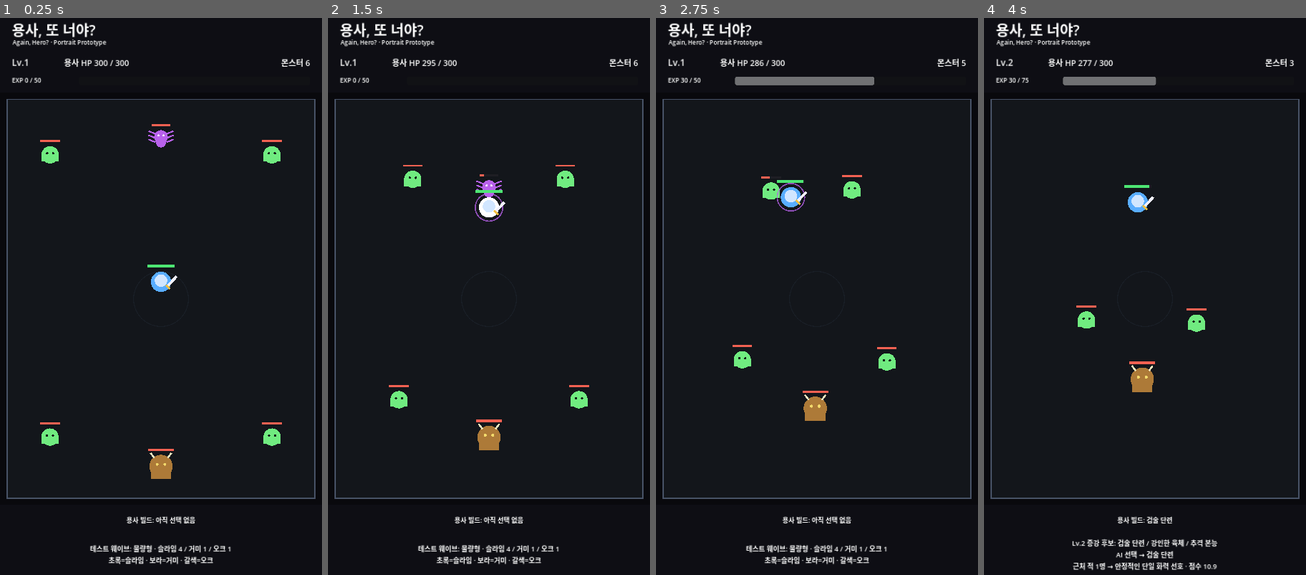
Above: before the commit, frames 1-4 (left to right).
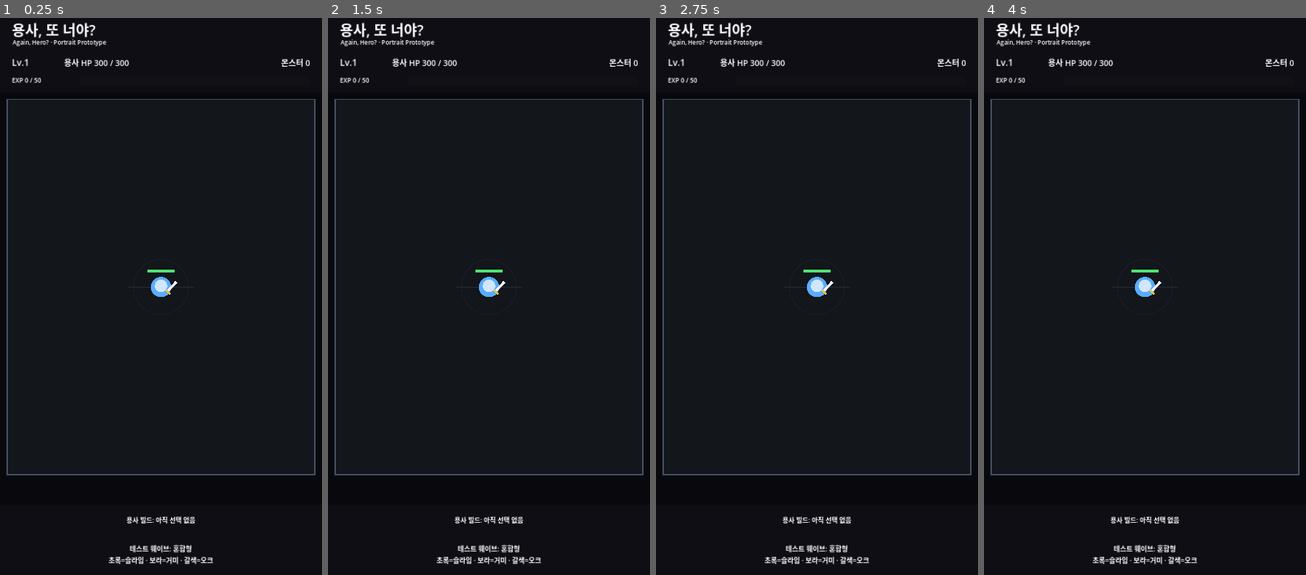
Above: after the commit, the same moments.

Repository: MinSung0732/Again-Hero-
Game: Godot game, scene res://src/main/Main.tscn
The game is run twice, just before and just after one commit, with the same random seed, the same clock (stepped at 60 frames per second) and the same inputs.
Inputs:
- Up to frame 1 (0.25 s): no input
- Up to frame 2 (1.5 s): no input
- Up to frame 3 (2.75 s): no input
- Up to frame 4 (4 s): no input

The runs differ from the first frame. In frame 1, 2.3% of the frame differs, in the area x 2-98%, y 7-97%; in frame 2, 2.5%; in frame 3, 3.1%; in frame 4, 3.6%, in the area x 2-98%, y 7-100%.

Commit message:
feat: add command resource and manual monster summoning

Diff:
--- a/src/battle/battle.gd
+++ b/src/battle/battle.gd
@@ -4,6 +4,8 @@
 signal progression_changed(level: int, current_exp: int, exp_to_next_level: int)
 signal hero_leveled_up(new_level: int)
 signal hero_augment_selected(level: int, candidates: Array, chosen_name: String, reason: String, build_summary: String)
+signal command_changed(current_value: float, max_value: float)
+signal summon_result(monster_type: String, success: bool, message: String)
 signal battle_finished(message: String, player_won: bool)
 
 const HERO_SCENE := preload("res://src/hero/Hero.tscn")
@@ -11,44 +13,54 @@
 const SPIDER_SCENE := preload("res://src/monsters/Spider.tscn")
 const ORC_SCENE := preload("res://src/monsters/Orc.tscn")
 
-const FIELD_SIZE := Vector2(1080, 1360)
-const FIELD_CENTER := Vector2(540, 680)
+const FIELD_SIZE := Vector2(1080, 1280)
+const FIELD_CENTER := Vector2(540, 640)
+
+const MAX_COMMAND := 100.0
+const START_COMMAND := 60.0
+const COMMAND_REGEN_PER_SECOND := 3.0
+
+const MONSTER_COSTS := {
+	"slime": 3.0,
+	"spider": 7.0,
+	"orc": 18.0,
+}
+
 const SPAWN_POSITIONS: Array[Vector2] = [
-	Vector2(150, 170),
-	Vector2(930, 170),
-	Vector2(150, 1160),
-	Vector2(930, 1160),
-	Vector2(540, 100),
-	Vector2(540, 1260),
-]
-
-const TEST_WAVES = [
-	{
-		"name": "물량형",
-		"types": ["slime", "slime", "slime", "slime", "spider", "orc"],
-	},
-	{
-		"name": "제어형",
-		"types": ["slime", "slime", "spider", "spider", "spider", "orc"],
-	},
-	{
-		"name": "탱커형",
-		"types": ["slime", "slime", "spider", "orc", "orc", "orc"],
-	},
+	Vector2(150, 150),
+	Vector2(930, 150),
+	Vector2(150, 1110),
+	Vector2(930, 1110),
+	Vector2(540, 90),
+	Vector2(540, 1190),
 ]
 
 var hero: Node2D
 var monsters_alive: int = 0
 var battle_over: bool = false
-var current_wave_summary: String = ""
+var command_power: float = START_COMMAND
+var command_emit_timer: float = 0.0
 
 func _ready() -> void:
 	queue_redraw()
 	_start_battle()
 
+func _process(delta: float) -> void:
+	if battle_over:
+		return
+
+	if command_power < MAX_COMMAND:
+		command_power = minf(command_power + COMMAND_REGEN_PER_SECOND * delta, MAX_COMMAND)
+		command_emit_timer -= delta
+
+		if command_emit_timer <= 0.0 or command_power >= MAX_COMMAND:
+			command_emit_timer = 0.10
+			command_changed.emit(command_power, MAX_COMMAND)
+
 func _start_battle() -> void:
 	battle_over = false
 	monsters_alive = 0
+	command_power = START_COMMAND
 
 	hero = HERO_SCENE.instantiate() as Node2D
 	add_child(hero)
@@ -59,15 +71,51 @@
 	hero.connect("augment_selected", Callable(self, "_on_hero_augment_selected"))
 	hero.connect("died", Callable(self, "_on_hero_died"))
 
-	var wave: Dictionary = TEST_WAVES[randi() % TEST_WAVES.size()]
-	var types: Array = wave.get("types", [])
-	current_wave_summary = _build_wave_summary(String(wave.get("name", "혼합형")), types)
-
-	for index in range(mini(types.size(), SPAWN_POSITIONS.size())):
-		_spawn_monster(String(types[index]), SPAWN_POSITIONS[index])
-
 	_emit_stats()
 	_emit_progression()
+	command_changed.emit(command_power, MAX_COMMAND)
+
+func try_summon(monster_type: String) -> bool:
+	if battle_over:
+		summon_result.emit(monster_type, false, "전투가 종료되어 소환할 수 없습니다.")
+		return false
+
+	var cost: float = get_monster_cost(monster_type)
+	if cost <= 0.0:
+		summon_result.emit(monster_type, false, "알 수 없는 몬스터입니다.")
+		return false
+
+	if command_power + 0.001 < cost:
+		summon_result.emit(
+			monster_type,
+			false,
+			"지휘력이 부족합니다. 필요 %.0f / 현재 %.0f" % [cost, command_power]
+		)
+		return false
+
+	command_power = maxf(command_power - cost, 0.0)
+	_spawn_monster(monster_type, _get_auto_spawn_position())
+	command_changed.emit(command_power, MAX_COMMAND)
+	_emit_stats()
+
+	summon_result.emit(
+		monster_type,
+		true,
+		"%s 소환! 지휘력 %.0f 소모" % [_get_monster_name(monster_type), cost]
+	)
+	return true
+
+func get_monster_cost(monster_type: String) -> float:
+	return float(MONSTER_COSTS.get(monster_type, 0.0))
+
+func _get_auto_spawn_position() -> Vector2:
+	var base_position: Vector2 = SPAWN_POSITIONS[randi() % SPAWN_POSITIONS.size()]
+	var jitter := Vector2(randf_range(-35.0, 35.0), randf_range(-35.0, 35.0))
+
+	return Vector2(
+		clampf(base_position.x + jitter.x, 80.0, FIELD_SIZE.x - 80.0),
+		clampf(base_position.y + jitter.y, 70.0, FIELD_SIZE.y - 70.0)
+	)
 
 func _spawn_monster(monster_type: String, spawn_position: Vector2) -> void:
 	var scene: PackedScene = SLIME_SCENE
@@ -86,21 +134,14 @@
 	monster.connect("died", Callable(self, "_on_monster_died").bind(monster))
 	monsters_alive += 1
 
-func _build_wave_summary(wave_name: String, types: Array) -> String:
-	var slime_count := 0
-	var spider_count := 0
-	var orc_count := 0
-
-	for monster_type in types:
-		match String(monster_type):
-			"slime":
-				slime_count += 1
-			"spider":
-				spider_count += 1
-			"orc":
-				orc_count += 1
-
-	return "%s · 슬라임 %d / 거미 %d / 오크 %d" % [wave_name, slime_count, spider_count, orc_count]
+func _get_monster_name(monster_type: String) -> String:
+	match monster_type:
+		"spider":
+			return "거미"
+		"orc":
+			return "오크"
+		_:
+			return "슬라임"
 
 func _on_hero_health_changed(current_hp: int, max_hp_value: int) -> void:
 	stats_changed.emit(current_hp, max_hp_value, monsters_alive)
@@ -124,9 +165,6 @@
 
 	monsters_alive = maxi(monsters_alive - 1, 0)
 	_emit_stats()
-
-	if monsters_alive <= 0:
-		_finish_battle("마왕군 전멸!\n이번 실험은 실패했습니다.", false)
 
 func _on_hero_died() -> void:
 	if battle_over:
@@ -195,7 +233,8 @@
 		"hero_exp_to_next": exp_to_next_level,
 		"hero_build_summary": build_summary,
 		"monsters_left": monsters_alive,
-		"wave_summary": current_wave_summary,
+		"command_power": command_power,
+		"command_max": MAX_COMMAND,
 		"battle_over": battle_over,
 	}
 
